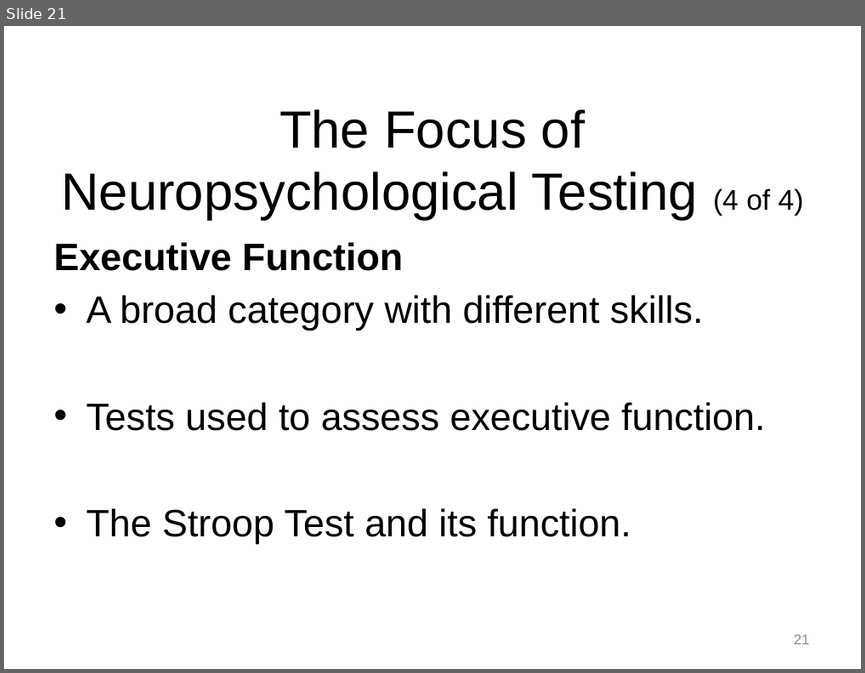
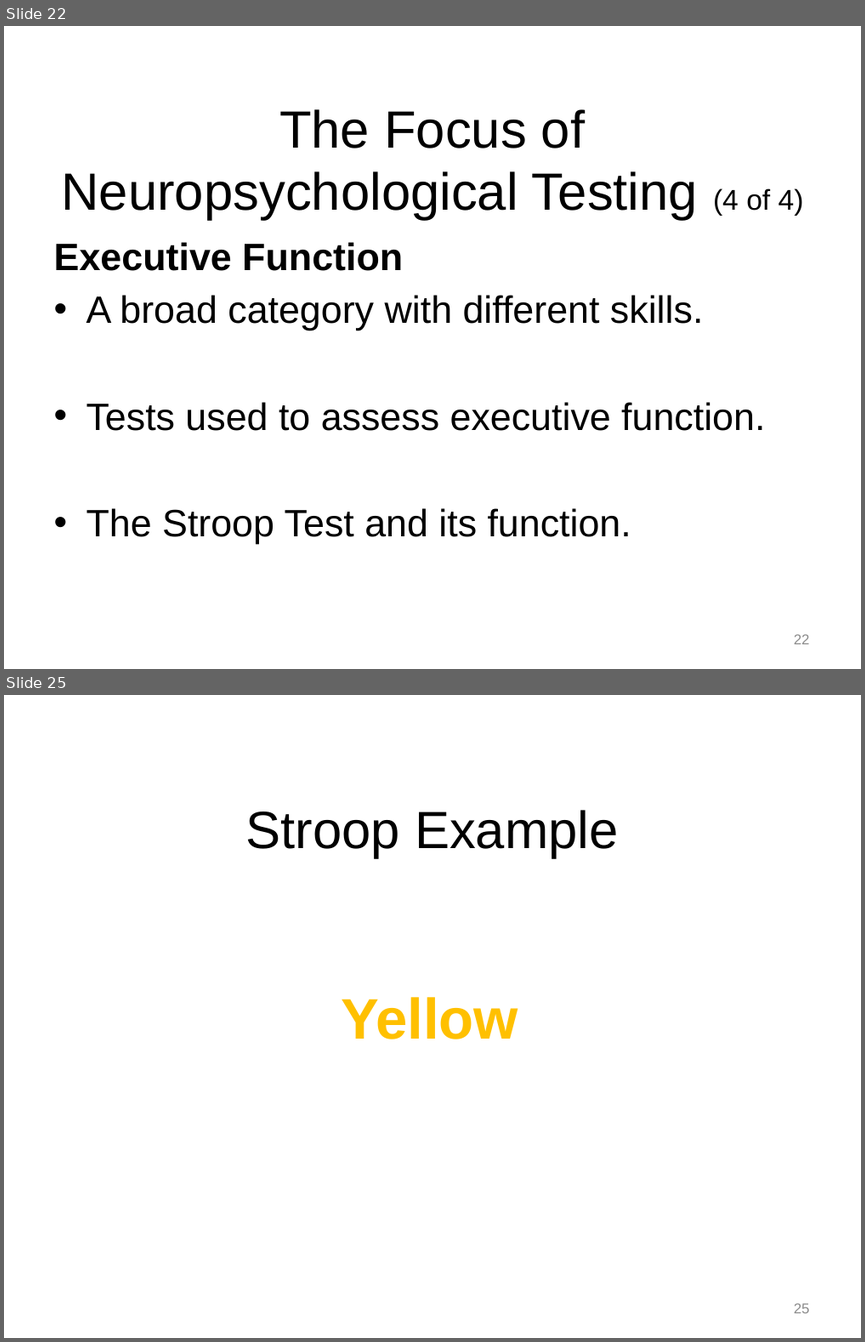
Before and after one commit to npm27/Teaching-Materials, a slide deck: Tests and Eval/Fall 26/Slides/10 Chapter 10.pptx. Shown one above the other, each under a label of ours: slide 21 before the commit, slides 22 and 25 after it; the slides between them are not shown. The pictures are 865x673 and 865x1342 pixels, drawn with LibreOffice and Linux fonts; fonts in the diff are those of the drawing. Boxes give left, top, right and bottom in pixels: in the first picture for what was removed or moved away, otherwise in the second. Text is boxed around its words. In the diff, an @@ line names an element or a change of style, - is before the commit and + after.

```diff
--- a/Tests and Eval/Fall 26/Slides/10 Chapter 10.pptx
+++ b/Tests and Eval/Fall 26/Slides/10 Chapter 10.pptx
@@ slide 25 added at bbox=[4, 695, 861, 1338], background #FFFFFF @@
@@ title added at bbox=[246, 810, 619, 857], 44 pt, text #000000 @@
+Stroop Example
@@ text added at bbox=[341, 997, 518, 1039], 48 pt, text #FFC000, bold @@
+Yellow
@@ page number added at bbox=[794, 1303, 810, 1313], 12 pt, text #8C8C8C @@
+25
@@ what was slide 21 is now slide 22 @@
@@ page number at bbox=[794, 634, 810, 644]: text changed @@
-21
+22
```
Also in this commit, not shown: 6 slides changed, 5 other slides added, 2 slides removed, 1 other file.
